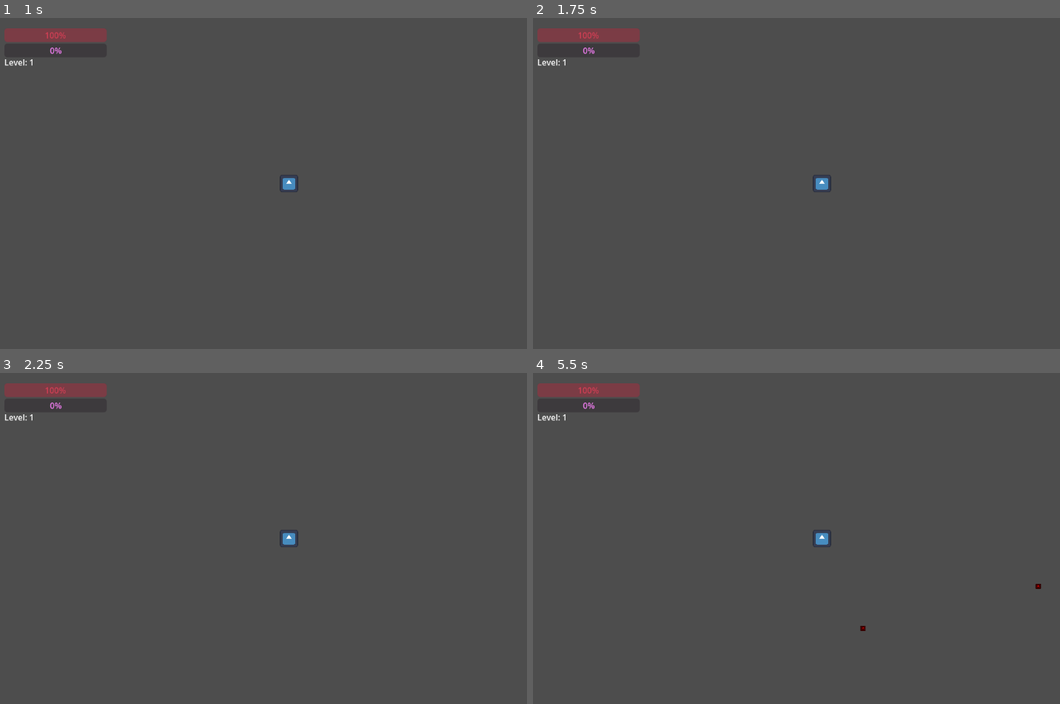
Above: before the commit, frames 1-4 (two rows, left to right).
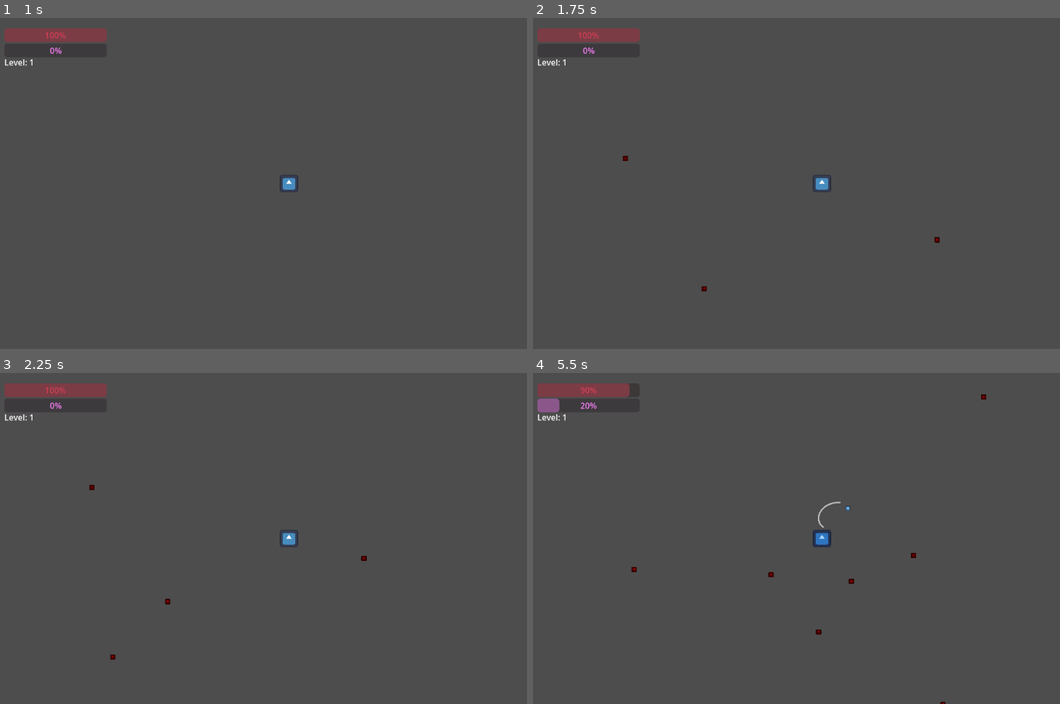
Above: after the commit, the same moments.

Repository: erdemydt/gameinyo
Game: Godot game, scene res://Main.tscn
Two runs of this game, one before a commit and one after it. Both use one fixed random seed, a clock stepped at 60 frames per second and the inputs below. The engine's default icon, where the game draws it, is replaced by a stand-in: a white triangle on a blue panel in a dark square.
Inputs:
- Up to frame 1 (1 s): tap Enter at 0.5 s; hold Right (ui_right) from 0.53 s (still down)
- Up to frame 2 (1.75 s): tap Space at 1.25 s; release Right (ui_right) at 1.28 s; hold Down (ui_down) from 1.28 s (still down)
- Up to frame 3 (2.25 s): tap Enter at 2 s; release Down (ui_down) at 2.03 s; hold Right (ui_right) from 2.03 s (still down)
- Up to frame 4 (5.5 s): release Right (ui_right) at 2.78 s; hold Up (ui_up) 2.78-3.53 s; hold Left (ui_left) 3.53-5.03 s; tap Space at 4.25 s; tap Enter at 5 s; hold Down (ui_down) from 5.03 s (still down)

Frame 1 is identical in both runs. In frame 2, less than 0.1% of the frame differs, in the area x 17-78%, y 41-83%; in frame 3, less than 0.1%; in frame 4, 0.5%, in the area x 0-97%, y 3-100%.

Commit message:
animations added

Diff:
--- a/Player.tscn
+++ b/Player.tscn
@@ -23,3 +23,6 @@
 
 [node name="CollisionShape2D" type="CollisionShape2D" parent="AttackArea" unique_id=1897541385]
 shape = SubResource("CircleShape2D_kpjcp")
+
+[node name="AttackSlash" type="Line2D" parent="." unique_id=1104153437]
+position = Vector2(20, -10)
--- a/enemy.gd
+++ b/enemy.gd
@@ -27,6 +27,10 @@
 
 func take_damage(amount):
     health -= amount
+    var sprite = $Sprite2D
+    sprite.modulate = Color(1, 1, 1, 1)  # flash white
+    var tween = create_tween()
+    tween.tween_property(sprite, "modulate", Color(1, 0, 0, 1), 0.1)  # back to red
     if health <= 0:
         if xp_gem_scene:
             var gem = xp_gem_scene.instantiate()
--- a/main.gd
+++ b/main.gd
@@ -5,7 +5,7 @@
 var player: CharacterBody2D
 var ui
 var spawn_timer = 0.0
-var spawn_interval = 2.0
+var spawn_interval = 0.5
 
 func _ready():
     player = $Player
--- a/player.gd
+++ b/player.gd
@@ -2,19 +2,31 @@
 
 const SPEED = 200.0
 var attack_timer = 0.0
-var attack_interval = 0.8
-var attack_damage = 10.0
+var attack_interval = 1.8
+var attack_damage = 30.0
 var xp = 0
 var xp_to_level = 50
 var level = 1
-var health = 100.0
-var max_health = 100.0
+var health = 300.0
+var max_health = 300.0
 var invincible_timer = 0.0
-var invincible_duration = 0.5  # seconds of invincibility after hit
+var invincible_duration = 0.1  # seconds of invincibility after hit
 var ui = null
-
+var slash_line: Line2D
 
 func _ready():
+    slash_line = Line2D.new()
+    slash_line.width = 3.0
+    slash_line.default_color = Color(1, 1, 1, 0.8)
+    var points = []
+    var startP = [20,10]
+    var totalPoints = 40
+    for i in range(40):
+        var angle = deg_to_rad(-45 + i * 2.5)  # 90° arc
+        points.append(Vector2(cos(angle), sin(angle)) * 60*i/totalPoints + Vector2(startP[0],startP[1]))  # 80 = visual radius
+    slash_line.points = points
+    slash_line.visible = false
+    add_child(slash_line)
     add_to_group("player")
 func _physics_process(delta: float) -> void:
     var direction = Vector2.ZERO
@@ -48,10 +60,20 @@
     for body in bodies:
         if body.is_in_group("enemies"):
             body.take_damage(attack_damage)
-
+    slash_line.visible = true
+    slash_line.modulate = Color(1.0, 1.0, 1.0, 1.0)
+    var tween = create_tween()
+    tween.tween_property(slash_line, "rotation", slash_line.rotation + deg_to_rad(270), 0.25)
+    tween.parallel().tween_property(slash_line, "modulate:a", 0.0, 0.25)
+    tween.tween_callback(func(): slash_line.visible = false)
 func take_damage(amount):
     if invincible_timer > 0:
         return
+    var sprite = $Sprite2D
+    sprite.modulate = Color(0, .5, 1, 1)  # flash white
+    var tween = create_tween()
+    tween.tween_property(sprite, "modulate", Color(1, 1, 1, 1), 0.1)  # back to red
+
     health -= amount
     invincible_timer = invincible_duration
     if ui:
